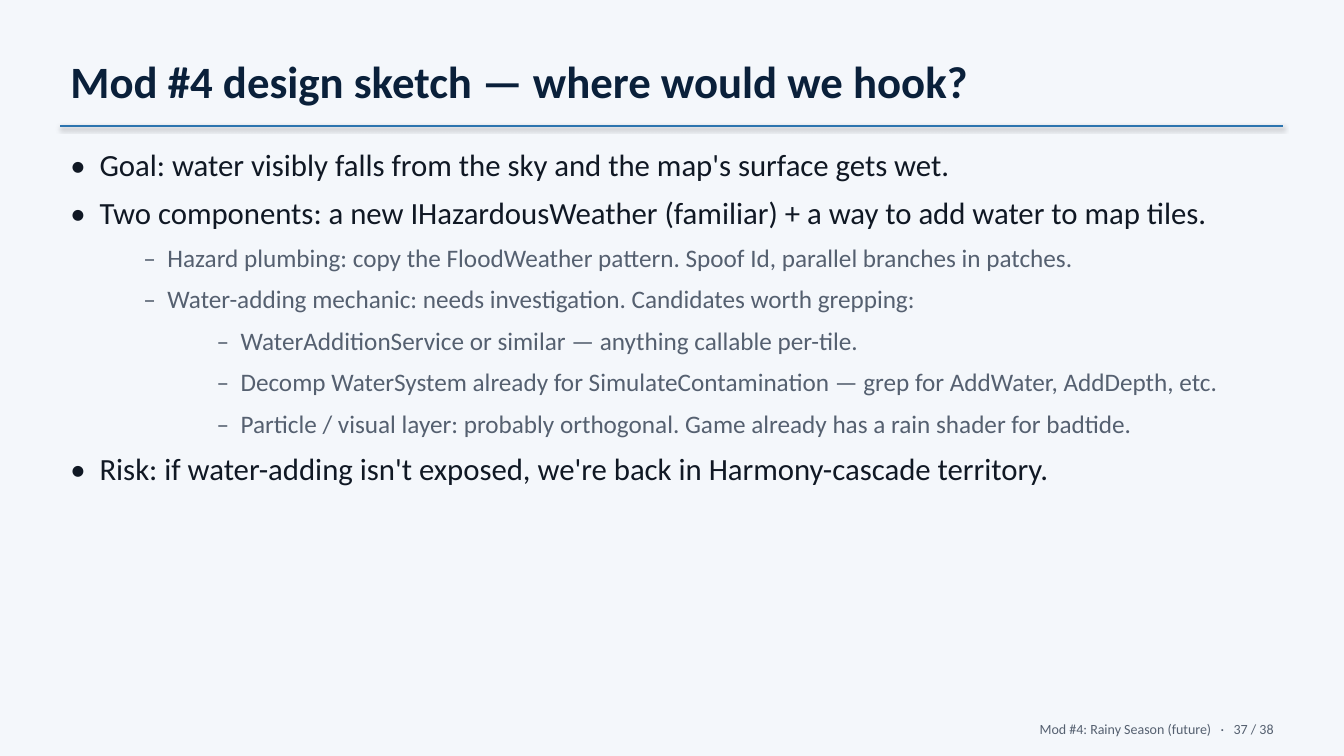
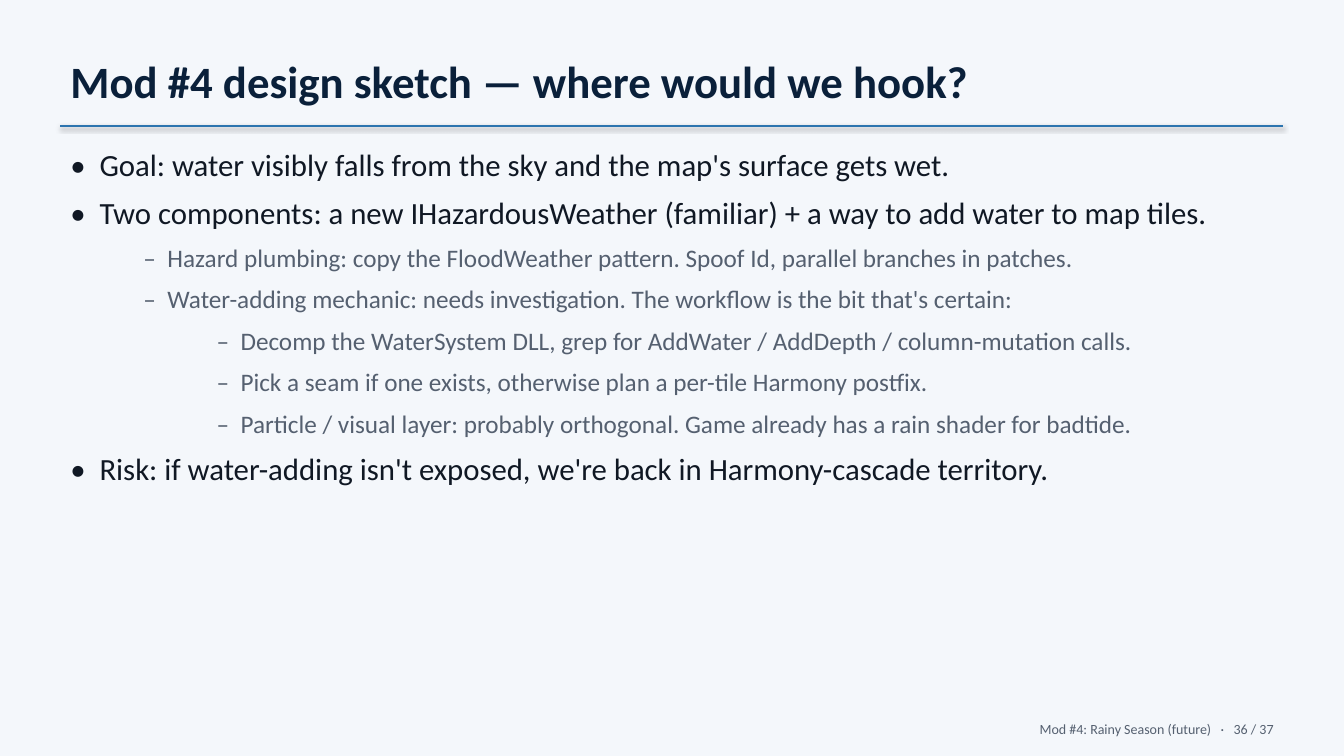
Before and after one commit to Spycho/timberborn-flood-mod, a slide deck: slide 36 of talk/timberborn-talk.pptx (slide 37 before the commit). Drawn at 1344x756 pixels with LibreOffice and Linux fonts; fonts in the diff are those of the drawing. Boxes give left, top, right and bottom in pixels: in the first picture for what was removed or moved away, otherwise in the second. Text is boxed around its words. In the diff, an @@ line names an element or a change of style, - is before the commit and + after.

```diff
--- a/talk/timberborn-talk.pptx
+++ b/talk/timberborn-talk.pptx
@@ text at [167,290,1131,395]: text changed @@
-  – Water-adding mechanic: needs investigation. Candidates worth grepping:
-    – WaterAdditionService or similar — anything callable per-tile.
-    – Decomp WaterSystem already for SimulateContamination — grep for AddWater, AddDepth, etc.
+  – Water-adding mechanic: needs investigation. The workflow is the bit that's certain:
+    – Decomp the WaterSystem DLL, grep for AddWater / AddDepth / column-mutation calls.
+    – Pick a seam if one exists, otherwise plan a per-tile Harmony postfix.
@@ text at [1040,724,1273,736]: text changed @@
-Mod #4: Rainy Season (future) · 37 / 38
+Mod #4: Rainy Season (future) · 36 / 37
```
Also in this commit, not shown: 34 other slides changed, 1 slide removed, 2 other files.
